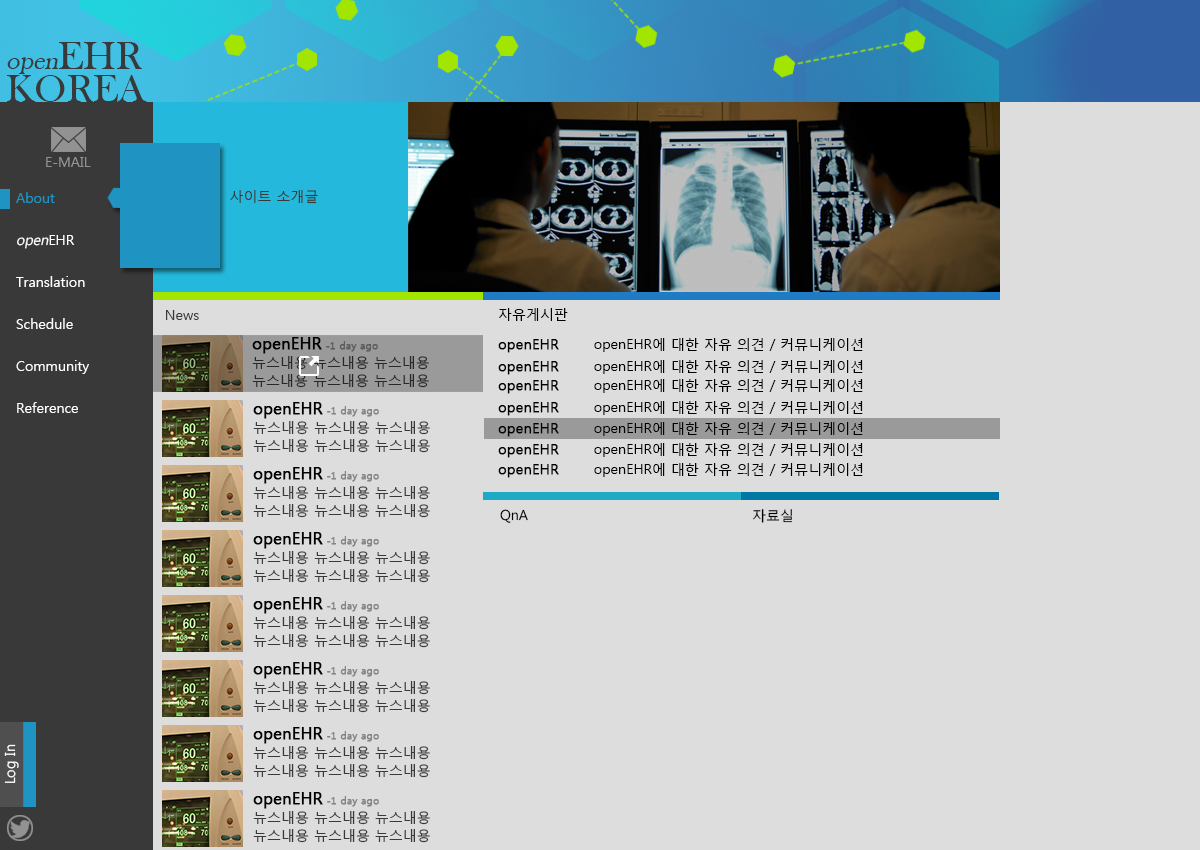
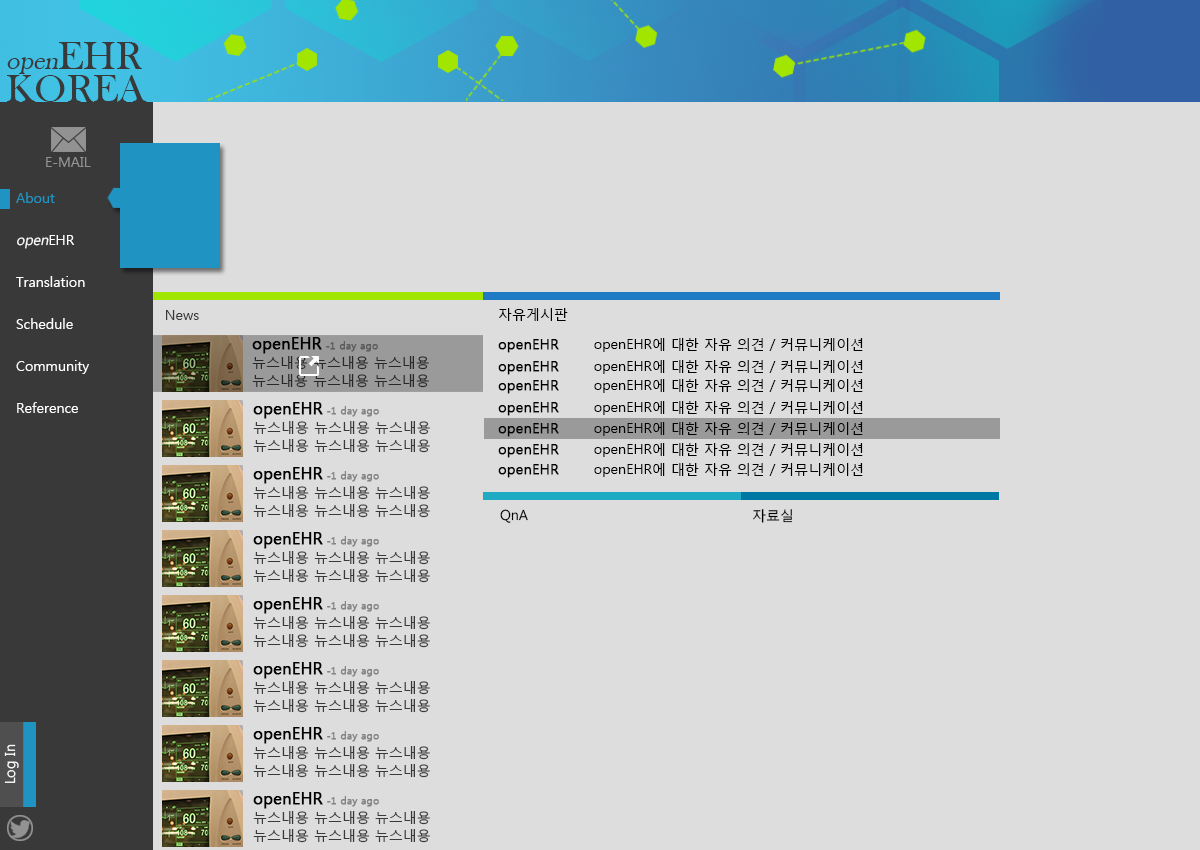
Layered file, before and after one edit (1200×850). Changes by layer:
removed group "사이트소개" (6 layers) over 153, 102, 1000, 292
removed layer "사이트 소개글" from group "사이트소개" over 230, 190, 318, 204
removed layer "레이어 29" from group "사이트소개" over 153, 102, 408, 292
removed layer "레이어 23" from group "사이트소개" over 408, 102, 1000, 292
